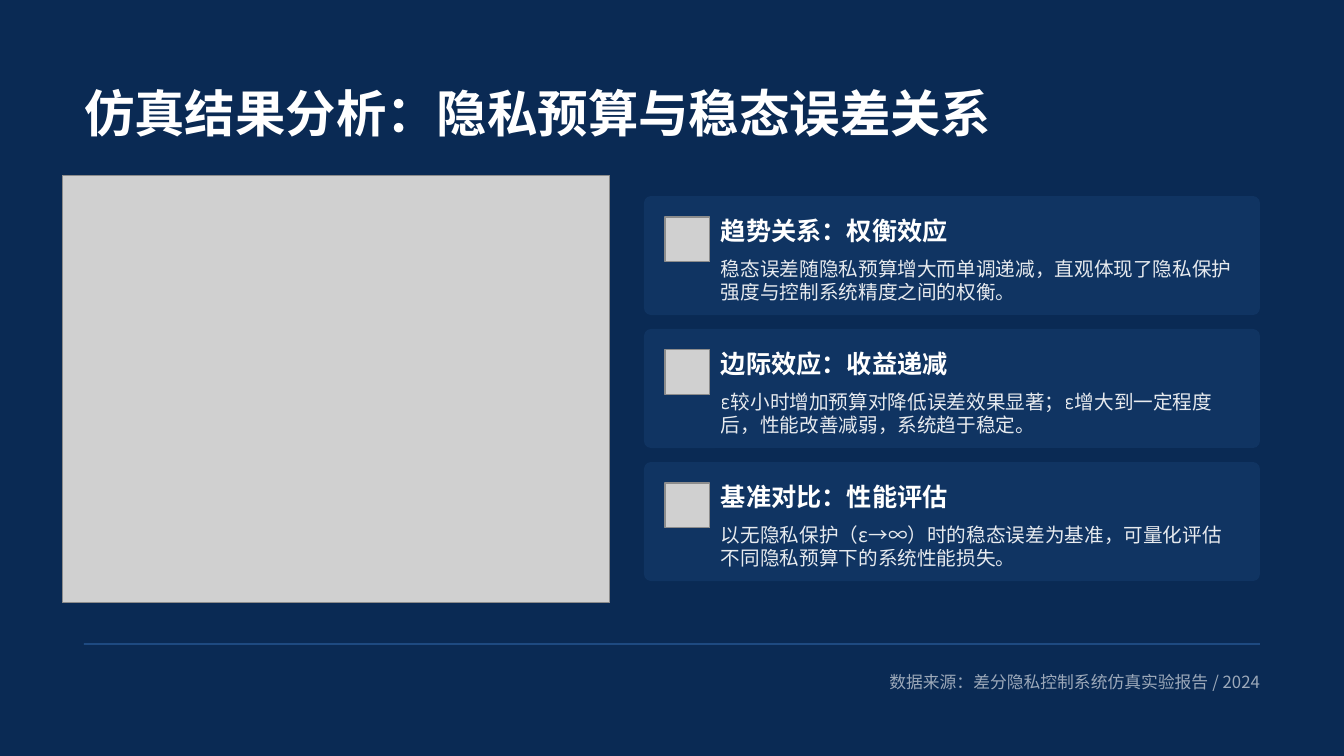
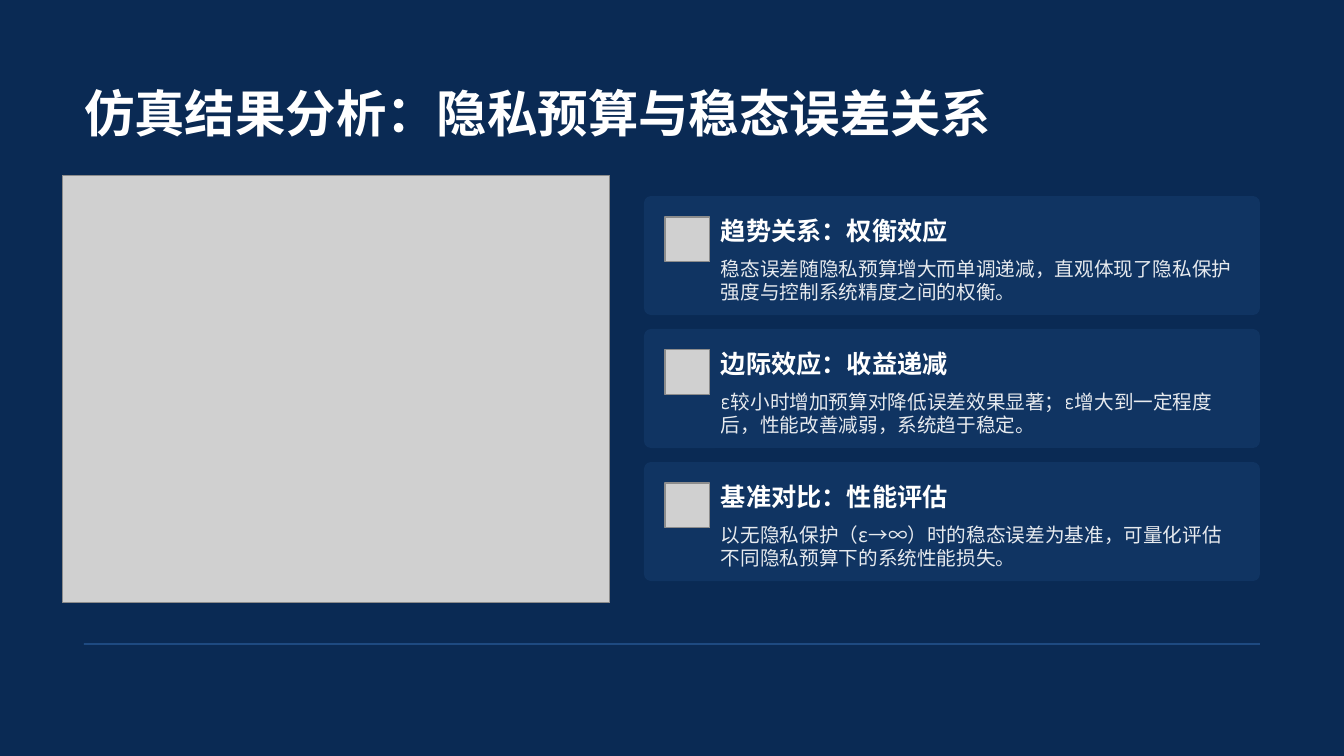
Before and after one commit to TWB0703/QGSpring, a slide deck: slide 9 of qg中期考核/项目文件/差分隐私编队控制项目复现报告.pptx. Drawn at 1344x756 pixels with LibreOffice and Linux fonts; fonts in the diff are those of the drawing; grey boxes stand for pictures; background and template pictures are left out. Boxes give left, top, right and bottom in pixels: in the first picture for what was removed or moved away, otherwise in the second. Text is boxed around its words. In the diff, an @@ line names an element or a change of style, - is before the commit and + after.

```diff
--- a/qg中期考核/项目文件/差分隐私编队控制项目复现报告.pptx
+++ b/qg中期考核/项目文件/差分隐私编队控制项目复现报告.pptx
@@ rounded rectangle: place and size @@
-rounded rectangle at <box>0,0,1344,756</box>
+rounded rectangle at <box>5,0,1344,756</box>
@@ text removed at <box>889,674,1260,690</box> @@
-数据来源：差分隐私控制系统仿真实验报告 / 2024
```
Also in this commit, not shown: 3 other slides changed, 1 other file.
